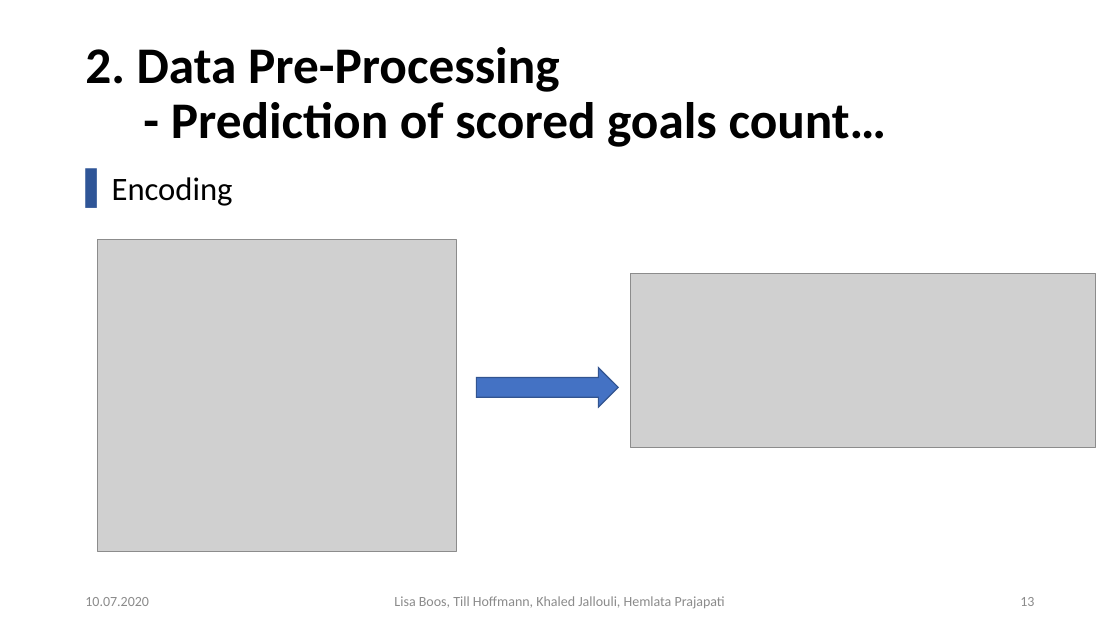
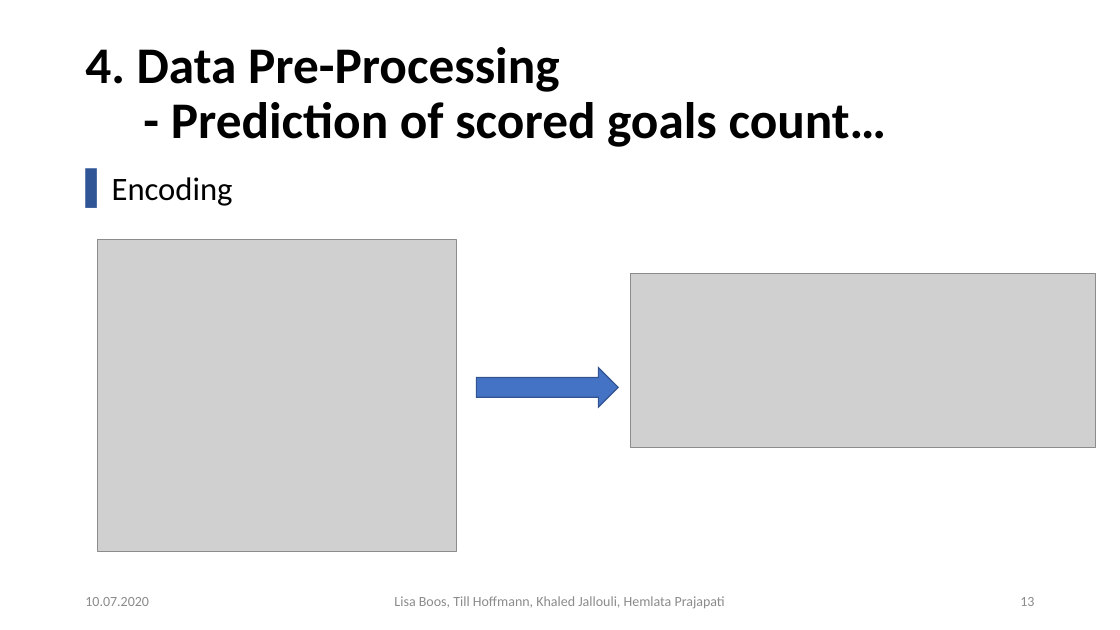
Before and after one commit to Khaledjallouli/project, a slide deck: slide 13 of Daily/sprint9/Final_Presentation_Phase_I.pptx. Drawn at 1120x630 pixels with LibreOffice and Linux fonts; fonts in the diff are those of the drawing; grey boxes stand for pictures; background and template pictures are left out. Boxes give left, top, right and bottom in pixels: in the first picture for what was removed or moved away, otherwise in the second. Text is boxed around its words. In the diff, an @@ line names an element or a change of style, - is before the commit and + after.

```diff
--- a/Daily/sprint9/Final_Presentation_Phase_I.pptx
+++ b/Daily/sprint9/Final_Presentation_Phase_I.pptx
@@ title at (x1=85, y1=47, x2=887, y2=147): text changed @@
-2. Data Pre-Processing
-- Prediction of scored goals count…
+4. Data Pre-Processing
+- Prediction of scored goals count…
```
Also in this commit, not shown: 27 other slides changed.
